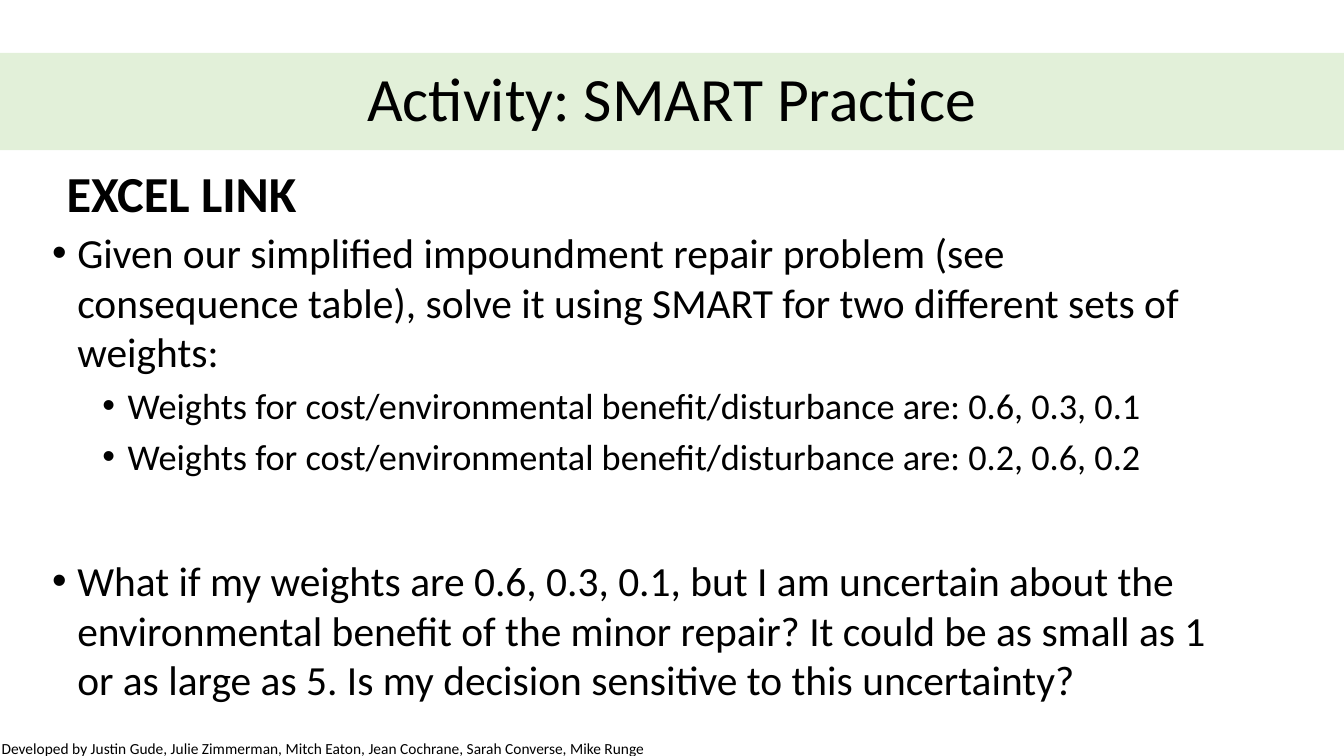
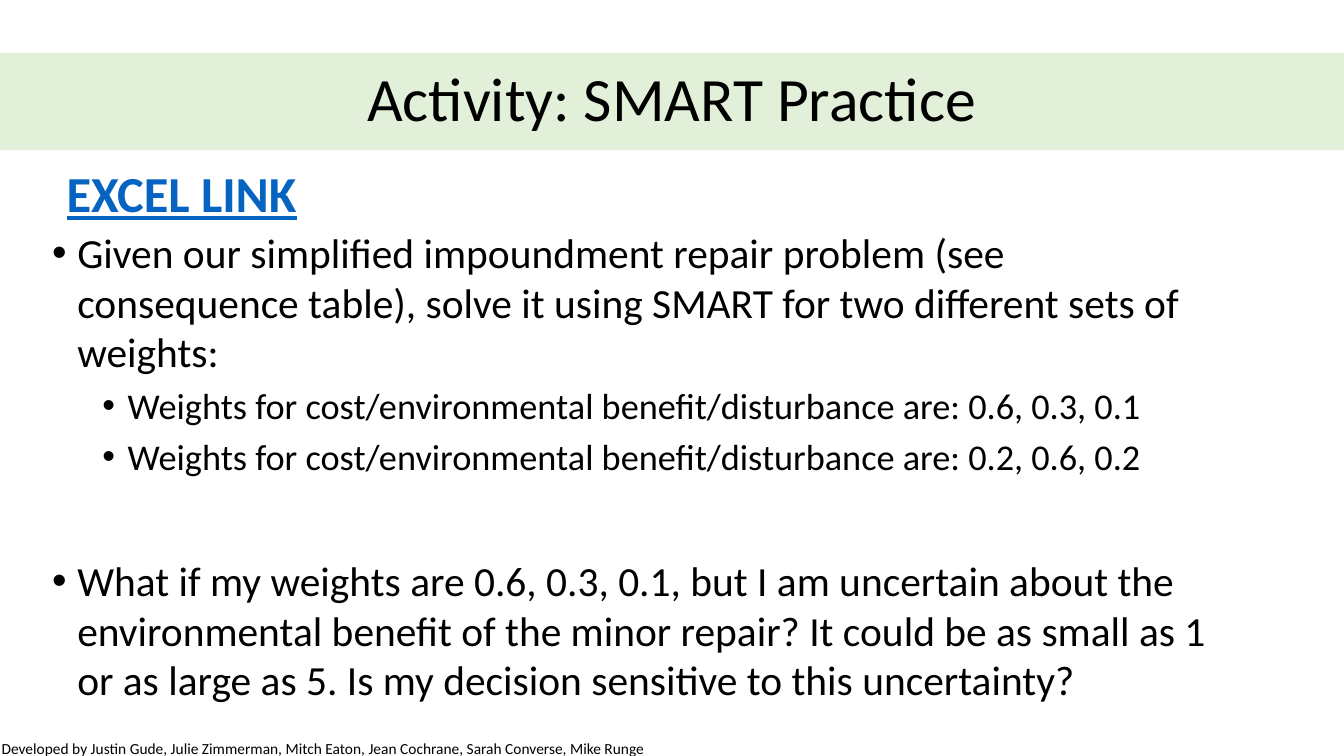
Before and after one commit to briellekthompson/NATR_8001_DecisionAnalysis_Fall25_Mizzou, a slide deck: slide 35 of material/Week5-Tradeoffs/Week5_SDM_Mizzou.pptx. Drawn at 1344x756 pixels with LibreOffice and Linux fonts; fonts in the diff are those of the drawing; background and template pictures are left out. Boxes give left, top, right and bottom in pixels: in the first picture for what was removed or moved away, otherwise in the second. Text is boxed around its words. In the diff, an @@ line names an element or a change of style, - is before the commit and + after.

```diff
--- a/material/Week5-Tradeoffs/Week5_SDM_Mizzou.pptx
+++ b/material/Week5-Tradeoffs/Week5_SDM_Mizzou.pptx
@@ text "EXCEL LINK" at [67,179,296,220]: text colour #000000 to #0563C1, underline on @@
```
Also in this commit, not shown: 2 other slides changed, 3 other files.
